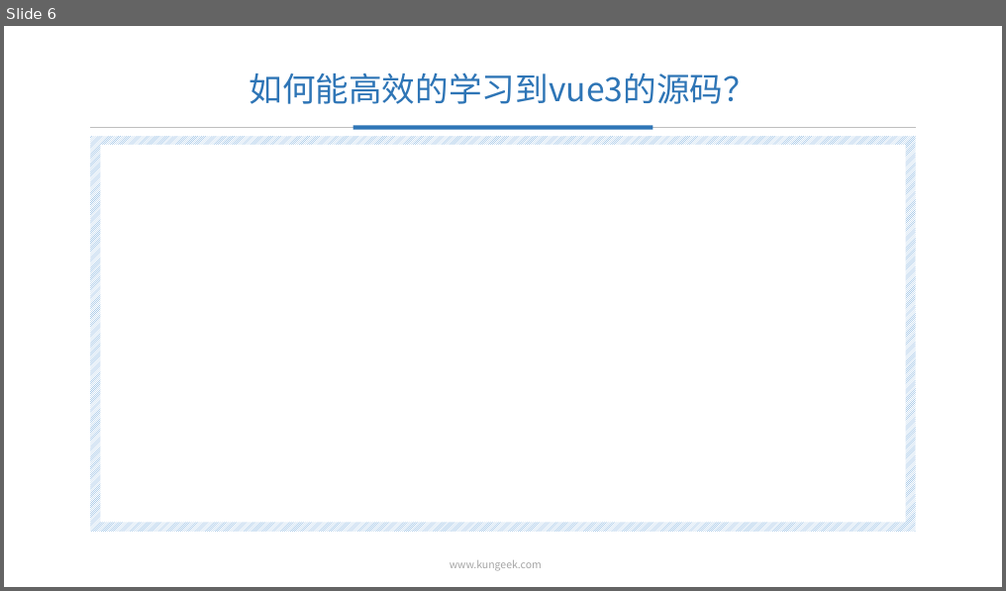
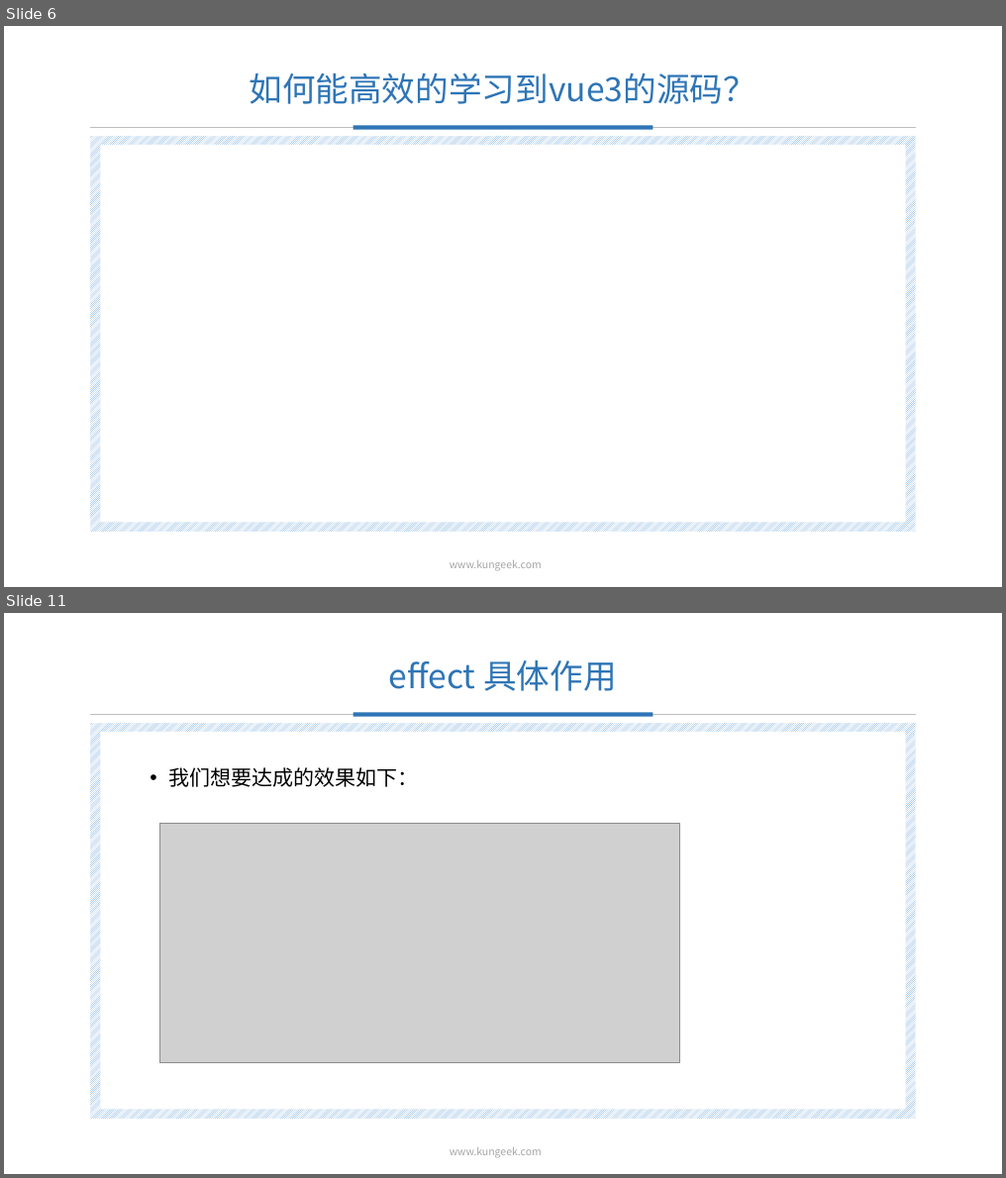
Before and after one commit to chenJinYuDo/cjy-mini-vue, a slide deck: doc/mini-vue3(vue3的最小实现).pptx. Shown one above the other, each under a label of ours: slide 6 before the commit, slides 6 and 11 after it; the slides between them are not shown. The pictures are 1006x591 and 1006x1178 pixels, drawn with LibreOffice and Linux fonts; fonts in the diff are those of the drawing; grey boxes stand for pictures; background and template pictures are left out. Boxes give left, top, right and bottom in pixels: in the first picture for what was removed or moved away, otherwise in the second. Text is boxed around its words. In the diff, an @@ line names an element or a change of style, - is before the commit and + after.

```diff
--- a/doc/mini-vue3(vue3的最小实现).pptx
+++ b/doc/mini-vue3(vue3的最小实现).pptx
@@ slide 11 added at box(4, 613, 1002, 1174), background picture (left out); not listed: 5 template elements that a slide beside it also shows @@
@@ title added at box(389, 661, 616, 691), 32 pt, text #2E75B6 @@
+effect 具体作用
@@ text added at box(168, 767, 418, 787), 20 pt, text #000000 @@
+• 我们想要达成的效果如下：
@@ picture added at box(159, 823, 680, 1063) @@
```
Also in this commit, not shown: 2 slides changed, 10 other slides added, 2 slides removed, 2 other files.
